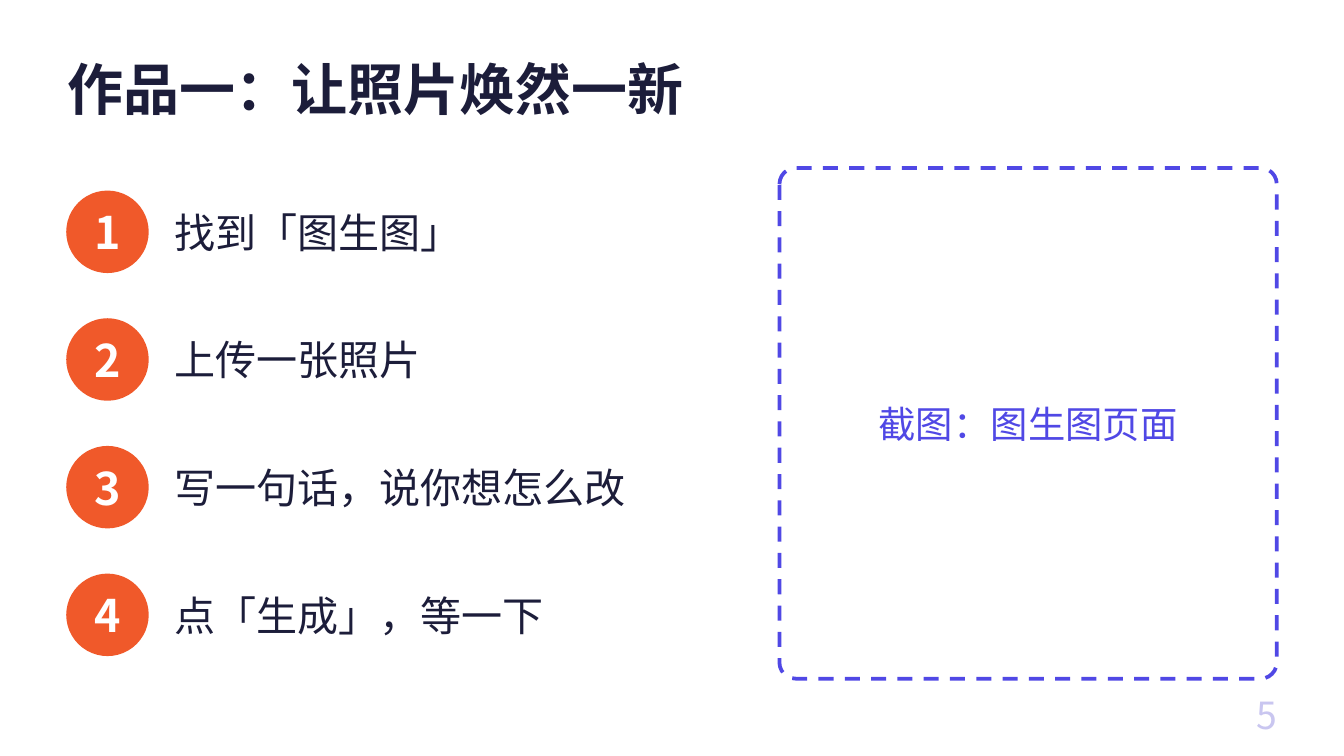
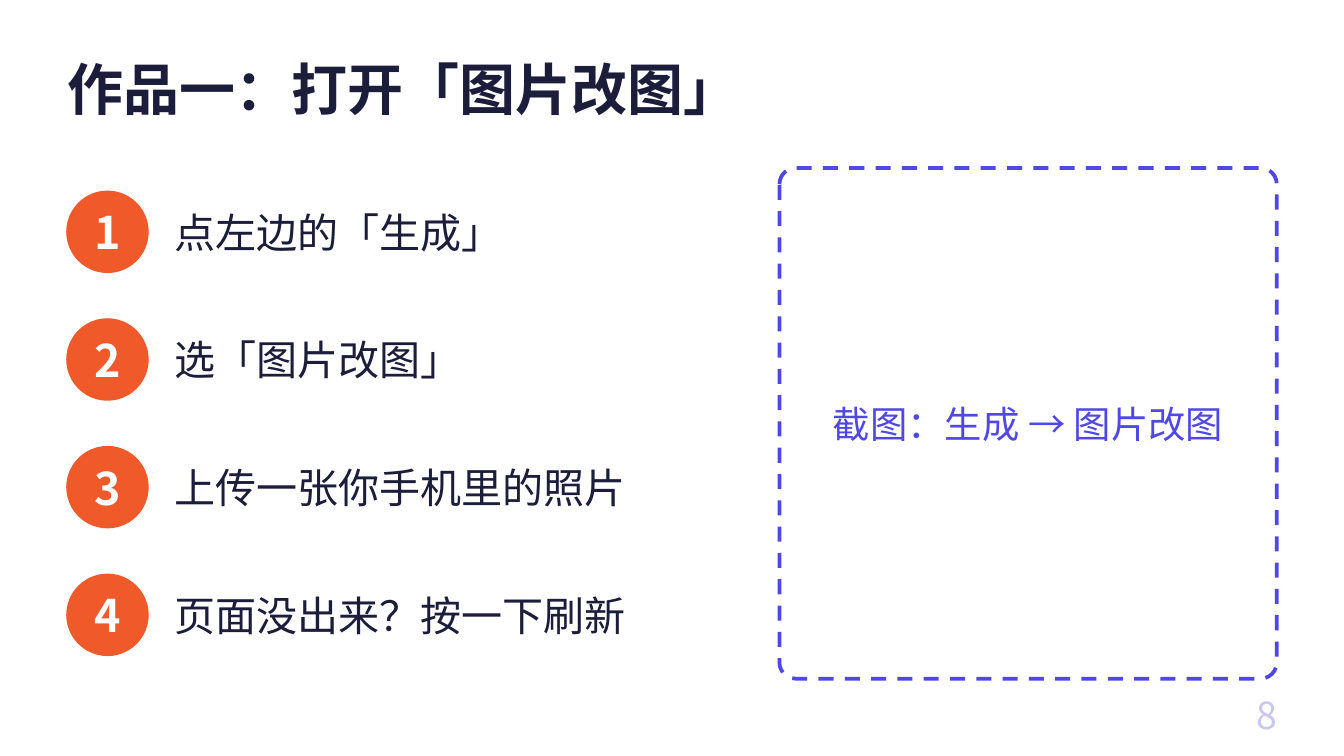
Before and after one commit to freyhuang-11/thinknova-memory, a slide deck: slide 8 of courses/CC长者课_AI情绪焕新/AI情绪焕新_长者课.pptx (slide 5 before the commit). Drawn at 1344x756 pixels with LibreOffice and Linux fonts; fonts in the diff are those of the drawing. Boxes give left, top, right and bottom in pixels: in the first picture for what was removed or moved away, otherwise in the second. Text is boxed around its words. In the diff, an @@ line names an element or a change of style, - is before the commit and + after.

```diff
--- a/courses/CC长者课_AI情绪焕新/AI情绪焕新_长者课.pptx
+++ b/courses/CC长者课_AI情绪焕新/AI情绪焕新_长者课.pptx
@@ title at [67,62,739,115]: text changed @@
-作品一：让照片焕然一新
+作品一：打开「图片改图」
@@ text at [175,213,503,252]: text changed @@
-找到「图生图」
+点左边的「生成」
@@ text at [175,340,462,379]: text changed @@
-上传一张照片
+选「图片改图」
@@ text at [833,406,1224,441]: text changed @@
-截图：图生图页面
+截图：生成 → 图片改图
@@ text at [175,468,626,507]: text changed @@
-写一句话，说你想怎么改
+上传一张你手机里的照片
@@ text at [175,596,626,635]: text changed @@
-点「生成」，等一下
+页面没出来？按一下刷新
@@ page number at [1256,701,1277,729]: text changed @@
-5
+8
```
Also in this commit, not shown: 8 other slides changed, 16 slides added, 1 slide removed, 7 other files.
